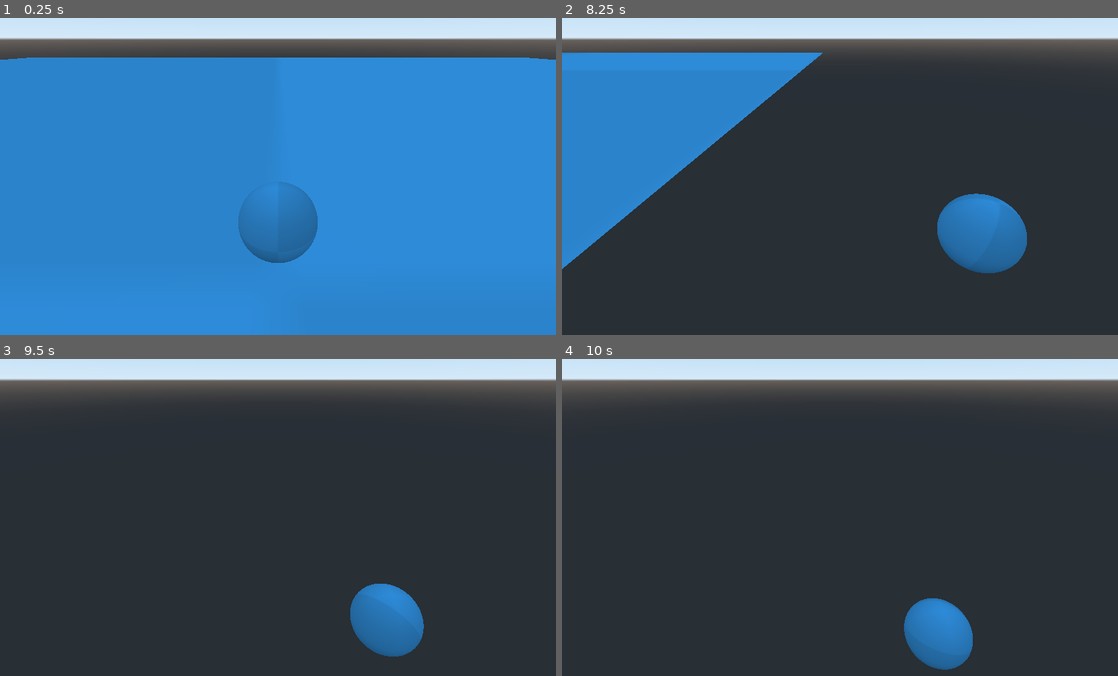
Above: before the commit, frames 1-4 (two rows, left to right).
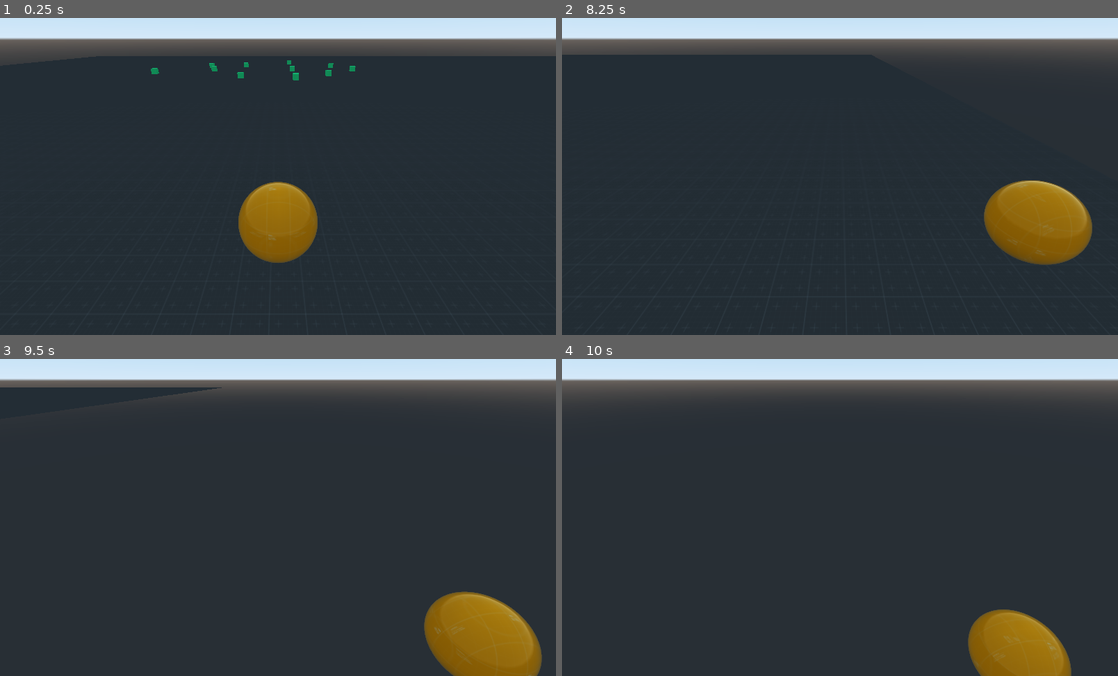
Above: after the commit, the same moments.

Repository: seasick/wgj-snowball
Game: Godot game, scene res://Playground.tscn
The game is run twice, just before and just after one commit, with the same random seed, the same clock (stepped at 60 frames per second) and the same inputs.
Inputs:
- Up to frame 1 (0.25 s): no input
- Up to frame 2 (8.25 s): hold D (right) 0.53-1.28 s; hold S (back) 1.28-2.03 s; hold D (right) 2.03-2.78 s; hold W (forward) 2.78-3.53 s; hold A (left) 3.53-5.03 s; hold S (back) 5.03-5.78 s; hold D (right) 5.78-6.53 s; hold W (forward) 6.53-7.28 s; hold D (right) 7.28-8.03 s; hold S (back) from 8.03 s (still down)
- Up to frame 3 (9.5 s): release S (back) at 8.78 s; hold A (left) from 8.78 s (still down)
- Up to frame 4 (10 s): release A (left) at 9.53 s; hold W (forward) from 9.53 s (still down)

The runs differ from the first frame. In frame 1, 88% of the frame differs, in the area x 0-100%, y 12-100%; in frame 2, 22%; in frame 3, 8.1%; in frame 4, 5.2%.

Commit message:
prototyp: adding a gravity point to collect items

Diff:
--- a/Ball.tscn
+++ b/Ball.tscn
@@ -1,7 +1,7 @@
 [gd_scene load_steps=7 format=2]
 
 [ext_resource path="res://Ball.gd" type="Script" id=1]
-[ext_resource path="res://background_blue.png" type="Texture" id=2]
+[ext_resource path="res://assets/kenney_prototype_textures/orange/texture_01.png" type="Texture" id=2]
 
 [sub_resource type="PhysicsMaterial" id=3]
 friction = 4.0
@@ -11,7 +11,11 @@
 [sub_resource type="SphereMesh" id=1]
 
 [sub_resource type="SpatialMaterial" id=4]
+flags_world_triplanar = true
 albedo_texture = ExtResource( 2 )
+roughness = 0.0
+roughness_texture_channel = 1
+uv1_triplanar = true
 
 [sub_resource type="SphereShape" id=2]
 
--- a/Playground.tscn
+++ b/Playground.tscn
@@ -1,14 +1,30 @@
-[gd_scene load_steps=6 format=2]
+[gd_scene load_steps=11 format=2]
 
 [ext_resource path="res://Ball.tscn" type="PackedScene" id=1]
-[ext_resource path="res://background_blue.png" type="Texture" id=2]
+[ext_resource path="res://assets/kenney_prototype_textures/dark/texture_06.png" type="Texture" id=2]
+[ext_resource path="res://assets/kenney_prototype_textures/green/texture_01.png" type="Texture" id=3]
 
 [sub_resource type="PlaneMesh" id=2]
 
 [sub_resource type="SpatialMaterial" id=4]
+flags_world_triplanar = true
 albedo_texture = ExtResource( 2 )
+uv1_triplanar = true
+
+[sub_resource type="SphereShape" id=5]
+radius = 7.38216
 
 [sub_resource type="BoxShape" id=3]
+
+[sub_resource type="CubeMesh" id=8]
+
+[sub_resource type="SpatialMaterial" id=7]
+flags_world_triplanar = true
+albedo_texture = ExtResource( 3 )
+uv1_triplanar = true
+
+[sub_resource type="BoxShape" id=9]
+extents = Vector3( 0.2, 0.2, 0.2 )
 
 [node name="Spatial" type="Spatial"]
 
@@ -18,7 +34,17 @@
 material/0 = SubResource( 4 )
 
 [node name="Ball" parent="." instance=ExtResource( 1 )]
-transform = Transform( 1, 0, 0, 0, 1, 0, 0, 0, 1, 0, 2.79588, 0 )
+transform = Transform( 1, 0, 0, 0, 1, 0, 0, 0, 1, -21.7616, 2.79588, 19.0857 )
+
+[node name="Area" type="Area" parent="Ball"]
+collision_layer = 2
+collision_mask = 2
+space_override = 3
+gravity_point = true
+gravity = 32.0
+
+[node name="CollisionShape" type="CollisionShape" parent="Ball/Area"]
+shape = SubResource( 5 )
 
 [node name="MeshInstance" type="StaticBody" parent="."]
 transform = Transform( 10, 0, 0, 0, 1, 0, 0, 0, 10, 0, 0, 0 )
@@ -26,3 +52,192 @@
 [node name="CollisionShape" type="CollisionShape" parent="MeshInstance"]
 transform = Transform( 10, 0, 0, 0, 1, 0, 0, 0, 10, 0, 0, 0 )
 shape = SubResource( 3 )
+
+[node name="Collectables" type="Spatial" parent="."]
+
+[node name="Collectable" type="RigidBody" parent="Collectables"]
+transform = Transform( 1, 0, 0, 0, 1, 0, 0, 0, 1, -20.5254, 4.55363, 1.52246 )
+collision_layer = 3
+collision_mask = 3
+mass = 0.11
+__meta__ = {
+"_edit_group_": true
+}
+
+[node name="MeshInstance" type="MeshInstance" parent="Collectables/Collectable"]
+transform = Transform( 0.2, 0, 0, 0, 0.2, 0, 0, 0, 0.2, 0, 0, 0 )
+mesh = SubResource( 8 )
+material/0 = SubResource( 7 )
+
+[node name="CollisionShape" type="CollisionShape" parent="Collectables/Collectable"]
+shape = SubResource( 9 )
+
+[node name="Collectable2" type="RigidBody" parent="Collectables"]
+transform = Transform( 1, 0, 0, 0, 1, 0, 0, 0, 1, -27.3099, 4.55363, 1.52246 )
+collision_layer = 3
+collision_mask = 3
+mass = 0.11
+__meta__ = {
+"_edit_group_": true
+}
+
+[node name="MeshInstance" type="MeshInstance" parent="Collectables/Collectable2"]
+transform = Transform( 0.2, 0, 0, 0, 0.2, 0, 0, 0, 0.2, 0, 0, 0 )
+mesh = SubResource( 8 )
+material/0 = SubResource( 7 )
+
+[node name="CollisionShape" type="CollisionShape" parent="Collectables/Collectable2"]
+shape = SubResource( 9 )
+
+[node name="Collectable3" type="RigidBody" parent="Collectables"]
+transform = Transform( 1, 0, 0, 0, 1, 0, 0, 0, 1, -20.5254, 4.55363, 6.37334 )
+collision_layer = 3
+collision_mask = 3
+mass = 0.11
+__meta__ = {
+"_edit_group_": true
+}
+
+[node name="MeshInstance" type="MeshInstance" parent="Collectables/Collectable3"]
+transform = Transform( 0.2, 0, 0, 0, 0.2, 0, 0, 0, 0.2, 0, 0, 0 )
+mesh = SubResource( 8 )
+material/0 = SubResource( 7 )
+
+[node name="CollisionShape" type="CollisionShape" parent="Collectables/Collectable3"]
+shape = SubResource( 9 )
+
+[node name="Collectable4" type="RigidBody" parent="Collectables"]
+transform = Transform( 1, 0, 0, 0, 1, 0, 0, 0, 1, -20.5254, 4.55363, -5.04845 )
+collision_layer = 3
+collision_mask = 3
+mass = 0.11
+__meta__ = {
+"_edit_group_": true
+}
+
+[node name="MeshInstance" type="MeshInstance" parent="Collectables/Collectable4"]
+transform = Transform( 0.2, 0, 0, 0, 0.2, 0, 0, 0, 0.2, 0, 0, 0 )
+mesh = SubResource( 8 )
+material/0 = SubResource( 7 )
+
+[node name="CollisionShape" type="CollisionShape" parent="Collectables/Collectable4"]
+shape = SubResource( 9 )
+
+[node name="Collectable5" type="RigidBody" parent="Collectables"]
+transform = Transform( 1, 0, 0, 0, 1, 0, 0, 0, 1, -24.4369, 4.55363, 5.67245 )
+collision_layer = 3
+collision_mask = 3
+mass = 0.11
+__meta__ = {
+"_edit_group_": true
+}
+
+[node name="MeshInstance" type="MeshInstance" parent="Collectables/Collectable5"]
+transform = Transform( 0.2, 0, 0, 0, 0.2, 0, 0, 0, 0.2, 0, 0, 0 )
+mesh = SubResource( 8 )
+material/0 = SubResource( 7 )
+
+[node name="CollisionShape" type="CollisionShape" parent="Collectables/Collectable5"]
+shape = SubResource( 9 )
+
+[node name="Collectable6" type="RigidBody" parent="Collectables"]
+transform = Transform( 1, 0, 0, 0, 1, 0, 0, 0, 1, -17.9009, 4.55363, 4.36526 )
+collision_layer = 3
+collision_mask = 3
+mass = 0.11
+__meta__ = {
+"_edit_group_": true
+}
+
+[node name="MeshInstance" type="MeshInstance" parent="Collectables/Collectable6"]
+transform = Transform( 0.2, 0, 0, 0, 0.2, 0, 0, 0, 0.2, 0, 0, 0 )
+mesh = SubResource( 8 )
+material/0 = SubResource( 7 )
+
+[node name="CollisionShape" type="CollisionShape" parent="Collectables/Collectable6"]
+shape = SubResource( 9 )
+
+[node name="Collectable7" type="RigidBody" parent="Collectables"]
+transform = Transform( 1, 0, 0, 0, 1, 0, 0, 0, 1, -16.5892, 4.55363, -1.43557 )
+collision_layer = 3
+collision_mask = 3
+mass = 0.11
+__meta__ = {
+"_edit_group_": true
+}
+
+[node name="MeshInstance" type="MeshInstance" parent="Collectables/Collectable7"]
+transform = Transform( 0.2, 0, 0, 0, 0.2, 0, 0, 0, 0.2, 0, 0, 0 )
+mesh = SubResource( 8 )
+material/0 = SubResource( 7 )
+
+[node name="CollisionShape" type="CollisionShape" parent="Collectables/Collectable7"]
+shape = SubResource( 9 )
+
+[node name="Collectable8" type="RigidBody" parent="Collectables"]
+transform = Transform( 1, 0, 0, 0, 1, 0, 0, 0, 1, -24.9236, 4.55363, -1.84987 )
+collision_layer = 3
+collision_mask = 3
+mass = 0.11
+__meta__ = {
+"_edit_group_": true
+}
+
+[node name="MeshInstance" type="MeshInstance" parent="Collectables/Collectable8"]
+transform = Transform( 0.2, 0, 0, 0, 0.2, 0, 0, 0, 0.2, 0, 0, 0 )
+mesh = SubResource( 8 )
+material/0 = SubResource( 7 )
+
+[node name="CollisionShape" type="CollisionShape" parent="Collectables/Collectable8"]
+shape = SubResource( 9 )
+
+[node name="Collectable9" type="RigidBody" parent="Collectables"]
+transform = Transform( 1, 0, 0, 0, 1, 0, 0, 0, 1, -28.2017, 4.55363, -1.32723 )
+collision_layer = 3
+collision_mask = 3
+mass = 0.11
+__meta__ = {
+"_edit_group_": true
+}
+
+[node name="MeshInstance" type="MeshInstance" parent="Collectables/Collectable9"]
+transform = Transform( 0.2, 0, 0, 0, 0.2, 0, 0, 0, 0.2, 0, 0, 0 )
+mesh = SubResource( 8 )
+material/0 = SubResource( 7 )
+
+[node name="CollisionShape" type="CollisionShape" parent="Collectables/Collectable9"]
+shape = SubResource( 9 )
+
+[node name="Collectable10" type="RigidBody" parent="Collectables"]
+transform = Transform( 1, 0, 0, 0, 1, 0, 0, 0, 1, -31.7033, 4.55363, 3.23863 )
+collision_layer = 3
+collision_mask = 3
+mass = 0.11
+__meta__ = {
+"_edit_group_": true
+}
+
+[node name="MeshInstance" type="MeshInstance" parent="Collectables/Collectable10"]
+transform = Transform( 0.2, 0, 0, 0, 0.2, 0, 0, 0, 0.2, 0, 0, 0 )
+mesh = SubResource( 8 )
+material/0 = SubResource( 7 )
+
+[node name="CollisionShape" type="CollisionShape" parent="Collectables/Collectable10"]
+shape = SubResource( 9 )
+
+[node name="Collectable11" type="RigidBody" parent="Collectables"]
+transform = Transform( 1, 0, 0, 0, 1, 0, 0, 0, 1, -15.2858, 4.55363, 1.52246 )
+collision_layer = 3
+collision_mask = 3
+mass = 0.11
+__meta__ = {
+"_edit_group_": true
+}
+
+[node name="MeshInstance" type="MeshInstance" parent="Collectables/Collectable11"]
+transform = Transform( 0.2, 0, 0, 0, 0.2, 0, 0, 0, 0.2, 0, 0, 0 )
+mesh = SubResource( 8 )
+material/0 = SubResource( 7 )
+
+[node name="CollisionShape" type="CollisionShape" parent="Collectables/Collectable11"]
+shape = SubResource( 9 )
--- a/project.godot
+++ b/project.godot
@@ -13,6 +13,10 @@
 config/name="GamejamSnowball"
 run/main_scene="res://Playground.tscn"
 config/icon="res://icon.png"
+
+[editor_plugins]
+
+enabled=PoolStringArray(  )
 
 [gdnative]
 
Renamed: background_blue.png -> assets/background_blue.png
Not shown, added: assets/background_blue.png.import
Not shown, added: assets/kenney_prototype_textures/LICENSE.txt
Binary file added: assets/kenney_prototype_textures/dark/texture_01.png
Not shown, added: assets/kenney_prototype_textures/dark/texture_01.png.import
Binary file added: assets/kenney_prototype_textures/dark/texture_02.png
Not shown, added: assets/kenney_prototype_textures/dark/texture_02.png.import
Binary file added: assets/kenney_prototype_textures/dark/texture_03.png
Not shown, added: assets/kenney_prototype_textures/dark/texture_03.png.import
Binary file added: assets/kenney_prototype_textures/dark/texture_04.png
Not shown, added: assets/kenney_prototype_textures/dark/texture_04.png.import
Binary file added: assets/kenney_prototype_textures/dark/texture_05.png
(and 147 more such lines)
